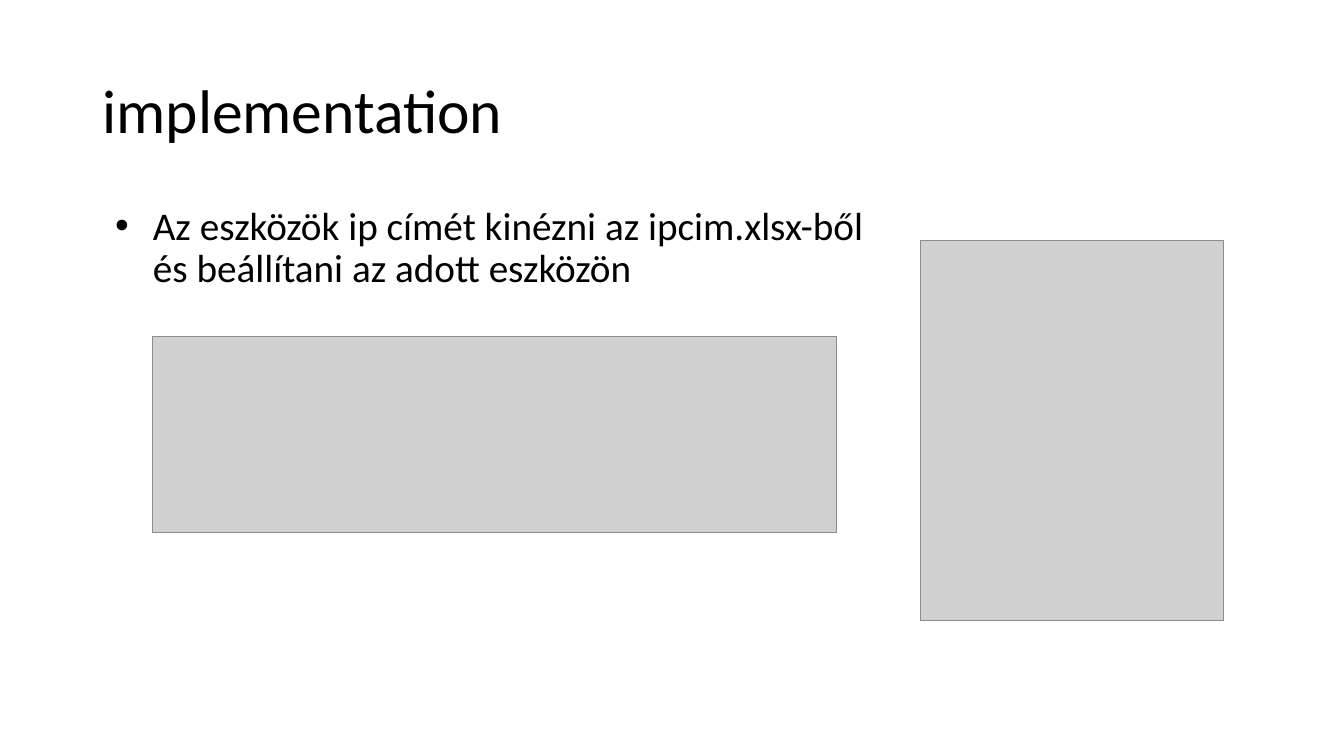
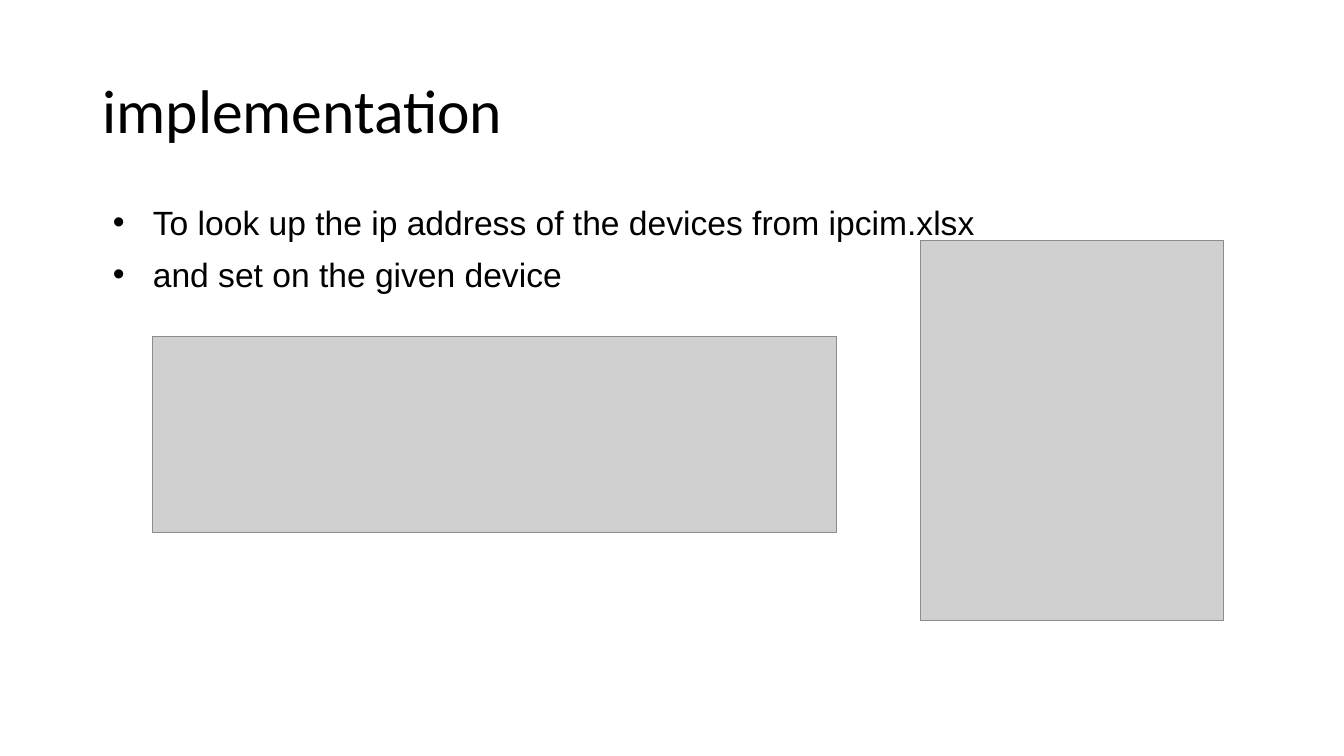
Before and after one commit to I-Izumi/School-project-network, a slide deck: slide 17 of Prezentációk/Projekt_English.pptx. Drawn at 1344x756 pixels with LibreOffice and Linux fonts; fonts in the diff are those of the drawing; grey boxes stand for pictures. Boxes give left, top, right and bottom in pixels: in the first picture for what was removed or moved away, otherwise in the second. Text is boxed around its words. In the diff, an @@ line names an element or a change of style, - is before the commit and + after.

```diff
--- a/Prezentációk/Projekt_English.pptx
+++ b/Prezentációk/Projekt_English.pptx
@@ text at [153, 210, 975, 294]: text changed; size 28 to 24 pt; font Calibri to Arial @@
-• Az eszközök ip címét kinézni az ipcim.xlsx-ből
-  és beállítani az adott eszközön
+• To look up the ip address of the devices from ipcim.xlsx
+• and set on the given device
```
Also in this commit, not shown: 1 slide added, 1 slide removed.
